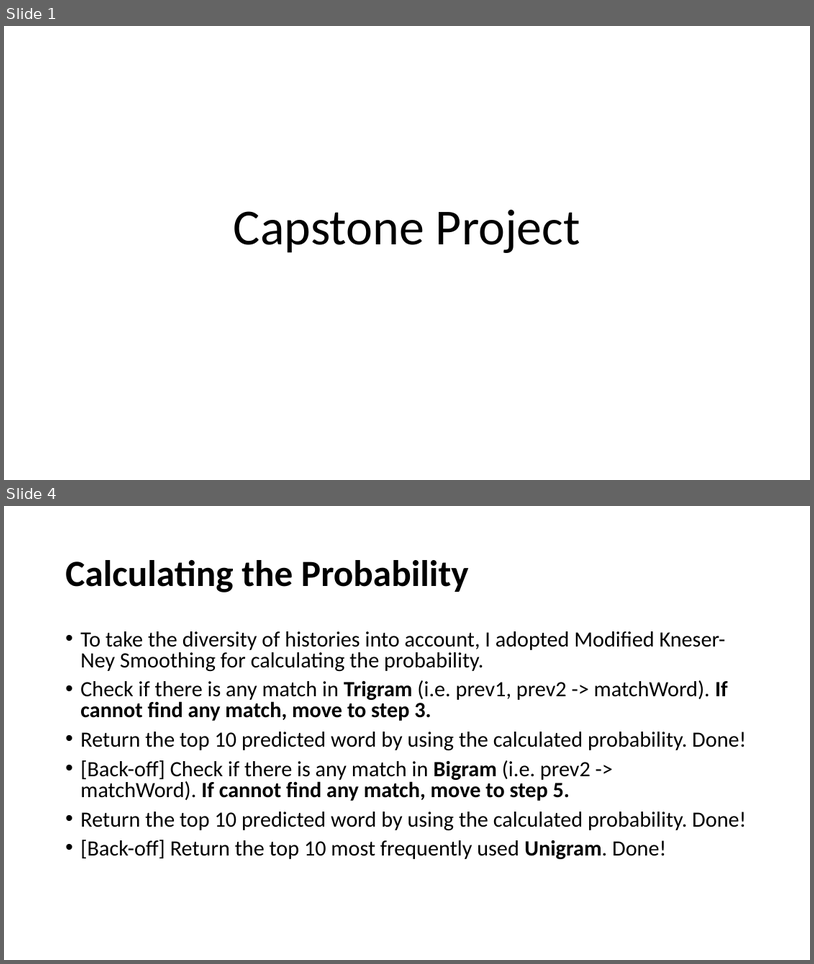
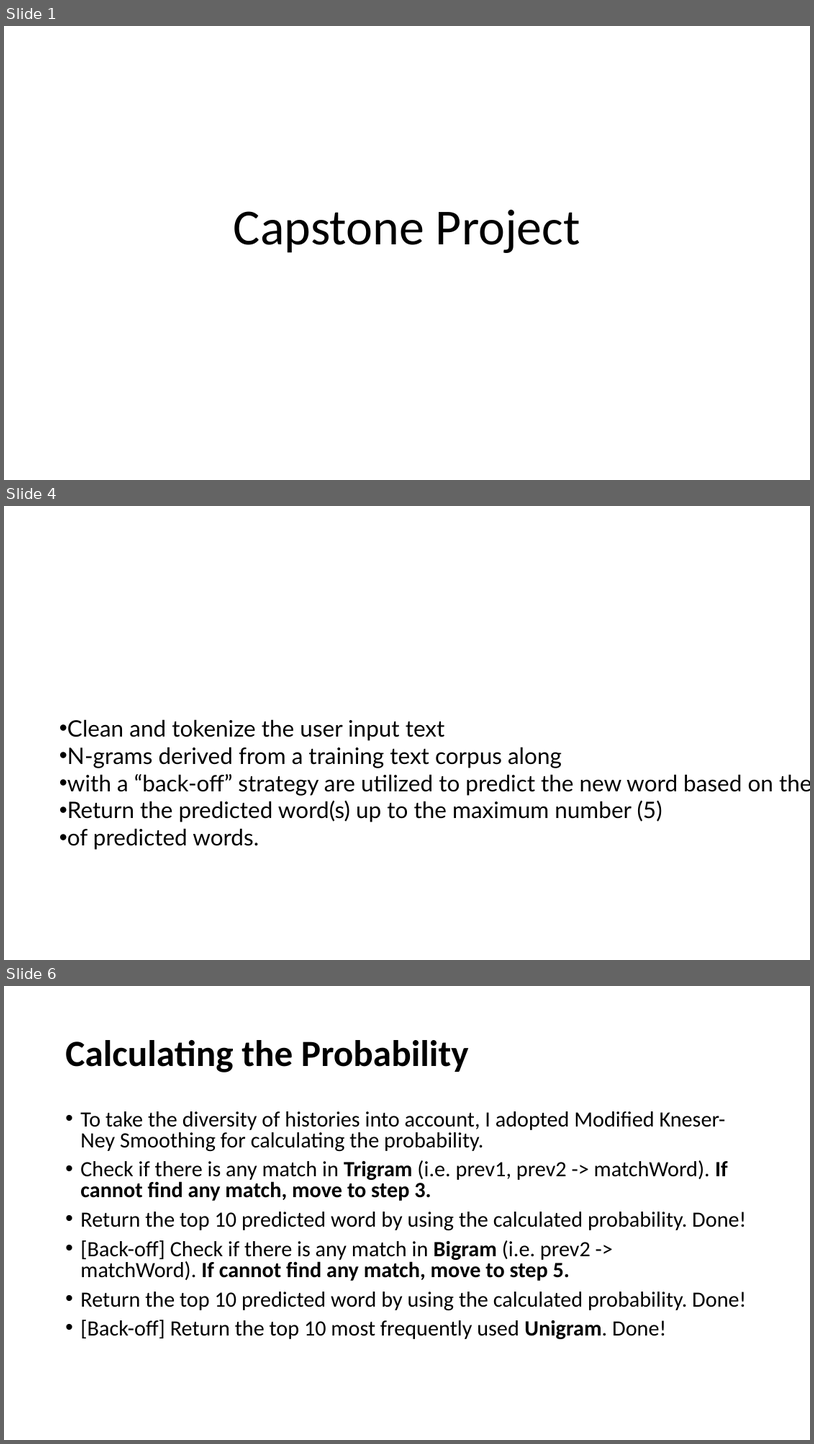
Before and after one commit to drbaguiar/Captsone, a slide deck: Microsoft PowerPoint Presentation.pptx. Shown one above the other, each under a label of ours: slides 1 and 4 before the commit, slides 1, 4 and 6 after it; the slides between them are not shown. The pictures are 814x964 and 814x1444 pixels, drawn with LibreOffice and Linux fonts; fonts in the diff are those of the drawing. Boxes give left, top, right and bottom in pixels: in the first picture for what was removed or moved away, otherwise in the second. Text is boxed around its words. In the diff, an @@ line names an element or a change of style, - is before the commit and + after.

```diff
--- a/Microsoft PowerPoint Presentation.pptx
+++ b/Microsoft PowerPoint Presentation.pptx
@@ slide 4 added at (4, 506, 810, 960), background #FFFFFF @@
@@ text added at (67, 719, 810, 849), 27 pt, text #000000 @@
+• Clean and tokenize the user input text
+• N-grams derived from a training text corpus along
+• with a “back-off” strategy are utilized to predict the new word based on the user input.
+• Return the predicted word(s) up to the maximum number (5)
+• of predicted words.
@@ what was slide 4 is now slide 6 @@
```
Also in this commit, not shown: 2 slides changed, 1 other slide added, 9 other files.
